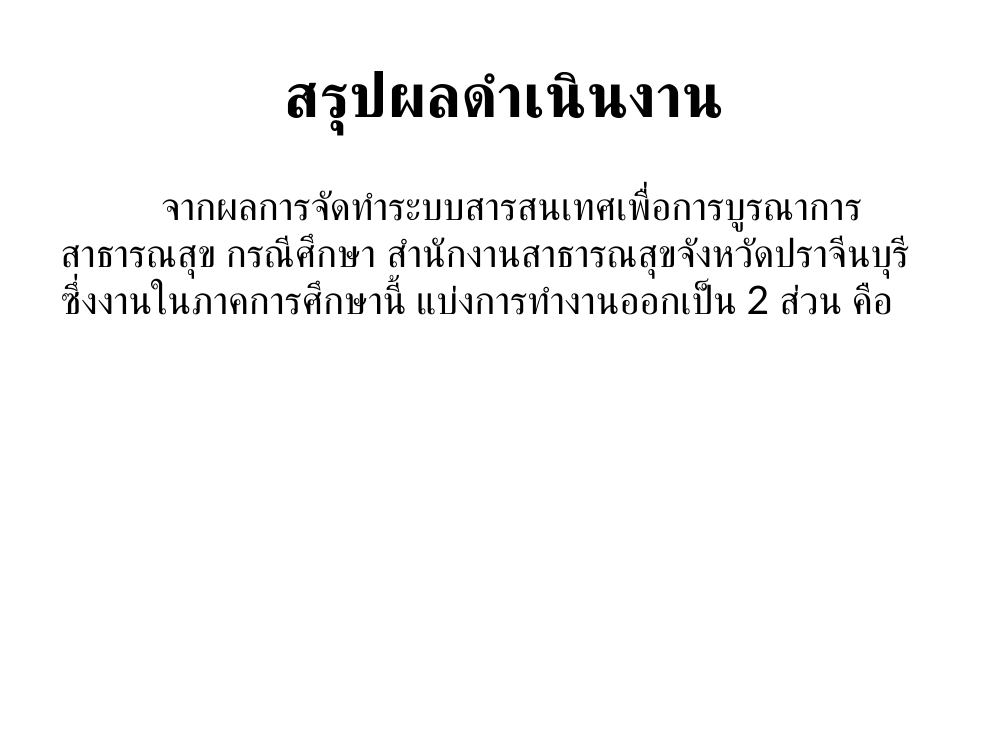
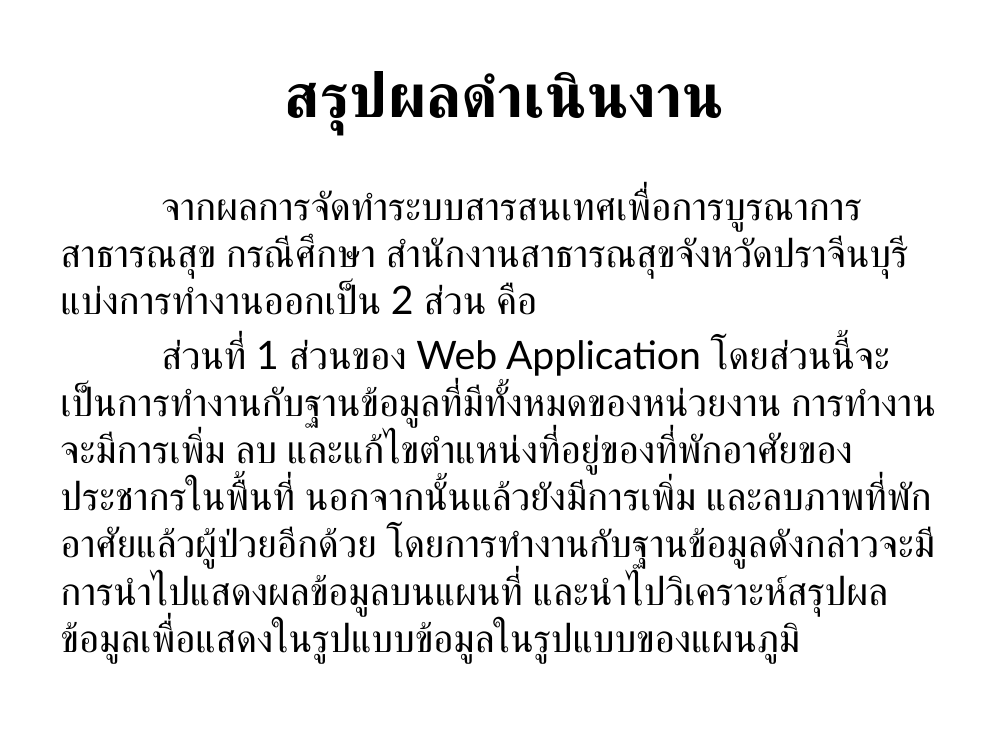
Before and after one commit to nwatth/project-doc, a slide deck: slide 15 of Present_100_font.pptx. Drawn at 1008x756 pixels with LibreOffice and Linux fonts; fonts in the diff are those of the drawing; background and template pictures are left out. Boxes give left, top, right and bottom in pixels: in the first picture for what was removed or moved away, otherwise in the second. Text is boxed around its words. In the diff, an @@ line names an element or a change of style, - is before the commit and + after.

```diff
--- a/Present_100_font.pptx
+++ b/Present_100_font.pptx
@@ text at (60,189,936,663): text changed @@
-จากผลการจัดทำระบบสารสนเทศเพื่อการบูรณาการสาธารณสุข กรณีศึกษา สำนักงานสาธารณสุขจังหวัดปราจีนบุรี ซึ่งงานในภาคการศึกษานี้ แบ่งการทำงานออกเป็น 2 ส่วน คือ
+จากผลการจัดทำระบบสารสนเทศเพื่อการบูรณาการสาธารณสุข กรณีศึกษา สำนักงานสาธารณสุขจังหวัดปราจีนบุรี แบ่งการทำงานออกเป็น 2 ส่วน คือ
+ส่วนที่ 1 ส่วนของ Web Application โดยส่วนนี้จะเป็นการทำงานกับฐานข้อมูลที่มีทั้งหมดของหน่วยงาน การทำงานจะมีการเพิ่ม ลบ และแก้ไขตำแหน่งที่อยู่ของที่พักอาศัยของประชากรในพื้นที่ นอกจากนั้นแล้วยังมีการเพิ่ม และลบภาพที่พักอาศัยแล้วผู้ป่วยอีกด้วย โดยการทำงานกับฐานข้อมูลดังกล่าวจะมีการนำไปแสดงผลข้อมูลบนแผนที่ และนำไปวิเคราะห์สรุปผลข้อมูลเพื่อแสดงในรูปแบบข้อมูลในรูปแบบของแผนภูมิ
```
Also in this commit, not shown: 1 other slide changed, 1 slide added, 1 other file.
